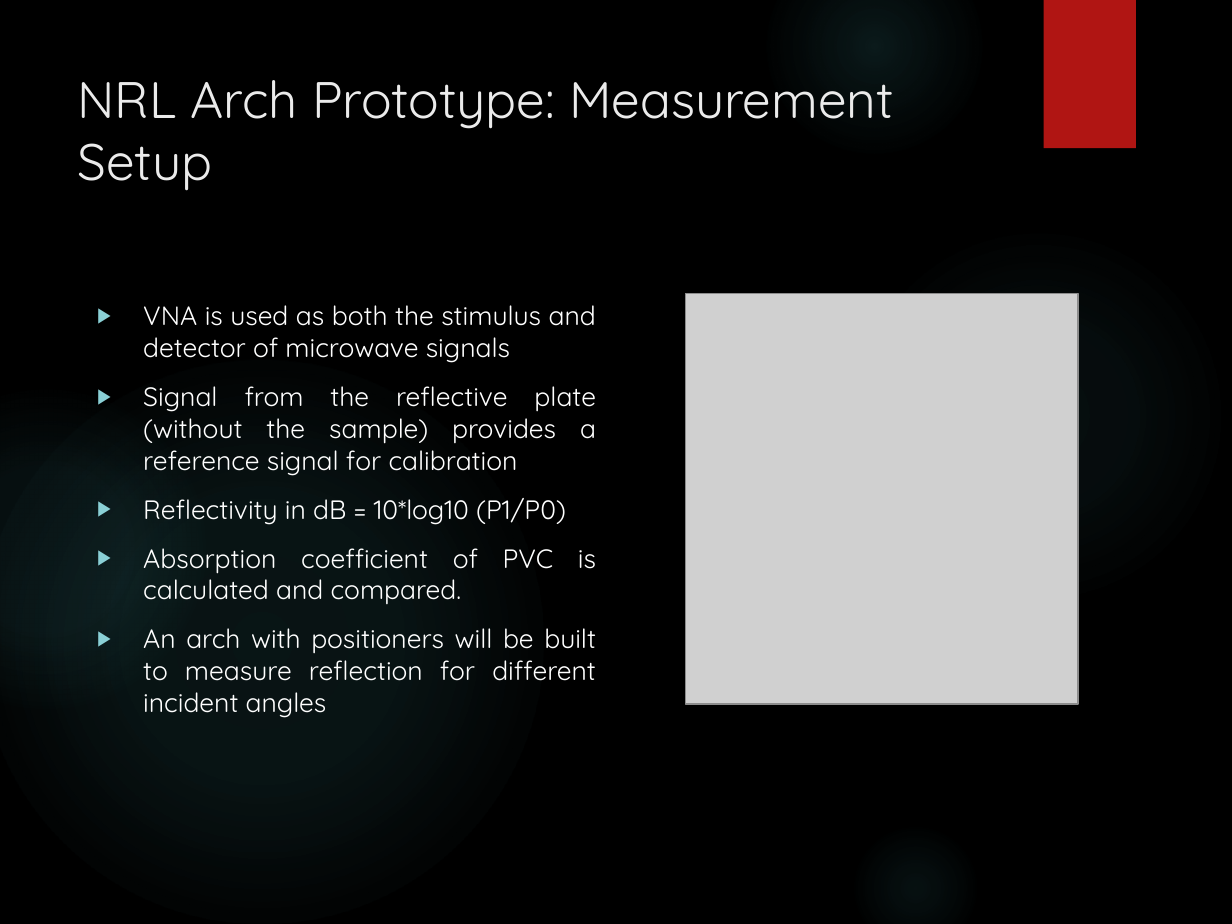
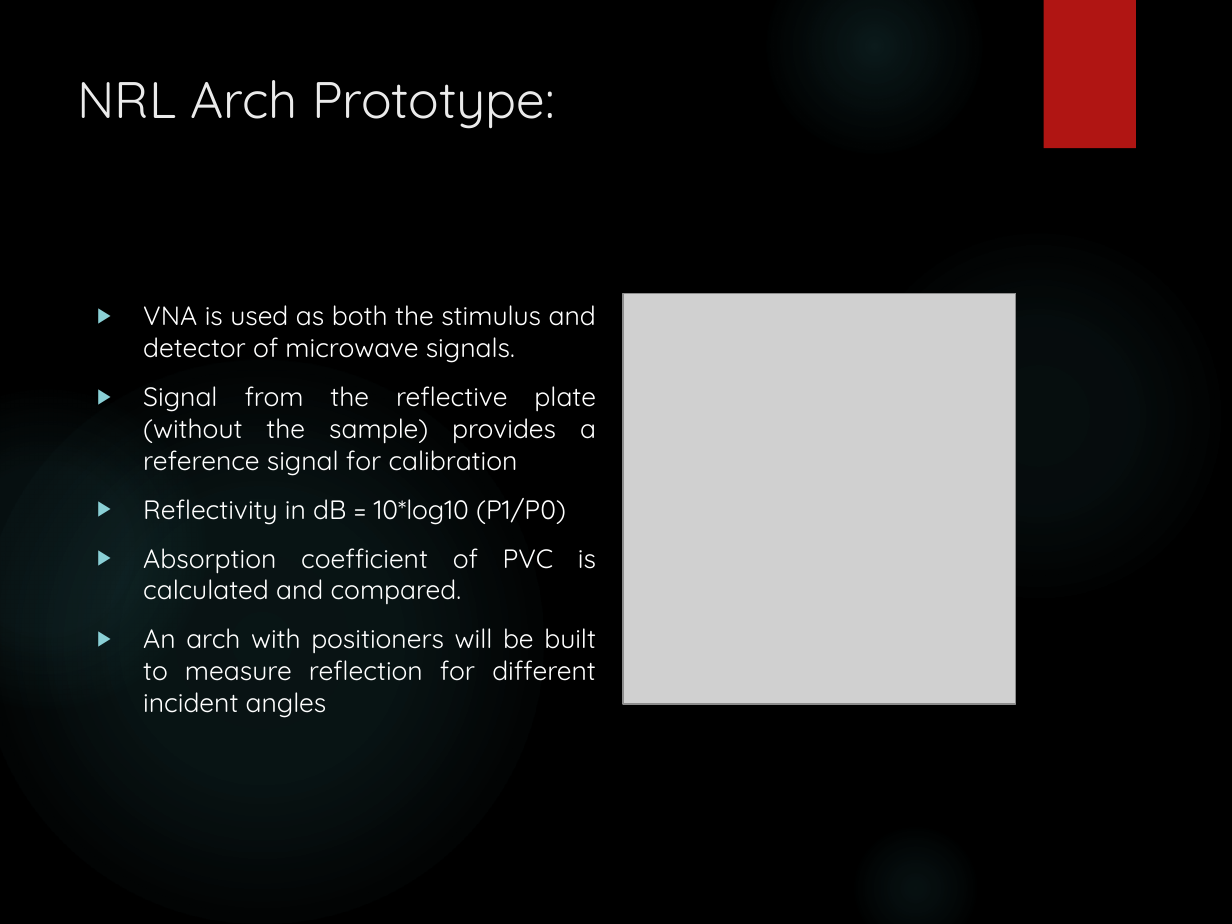
Before and after one commit to trankhiemha/ECE412-413-Capstone-Project-N3, a slide deck: slide 6 of Capstone project proposal presentation.pptx (slide 5 before the commit). Drawn at 1232x924 pixels with LibreOffice and Linux fonts; fonts in the diff are those of the drawing; grey boxes stand for pictures; background and template pictures are left out. Boxes give left, top, right and bottom in pixels: in the first picture for what was removed or moved away, otherwise in the second. Text is boxed around its words. In the diff, an @@ line names an element or a change of style, - is before the commit and + after.

```diff
--- a/Capstone project proposal presentation.pptx
+++ b/Capstone project proposal presentation.pptx
@@ title at [78,80,555,129]: text changed @@
-NRL Arch Prototype: Measurement Setup
+NRL Arch Prototype:
@@ picture: place and size @@
-picture at [685,293,1078,705]
+picture at [623,293,1016,705]
@@ text at [143,305,596,363]: text changed @@
-▶ VNA is used as both the stimulus and detector of microwave signals
+▶ VNA is used as both the stimulus and detector of microwave signals.
```
Also in this commit, not shown: 8 other slides changed, 4 slides added, 1 slide removed.
